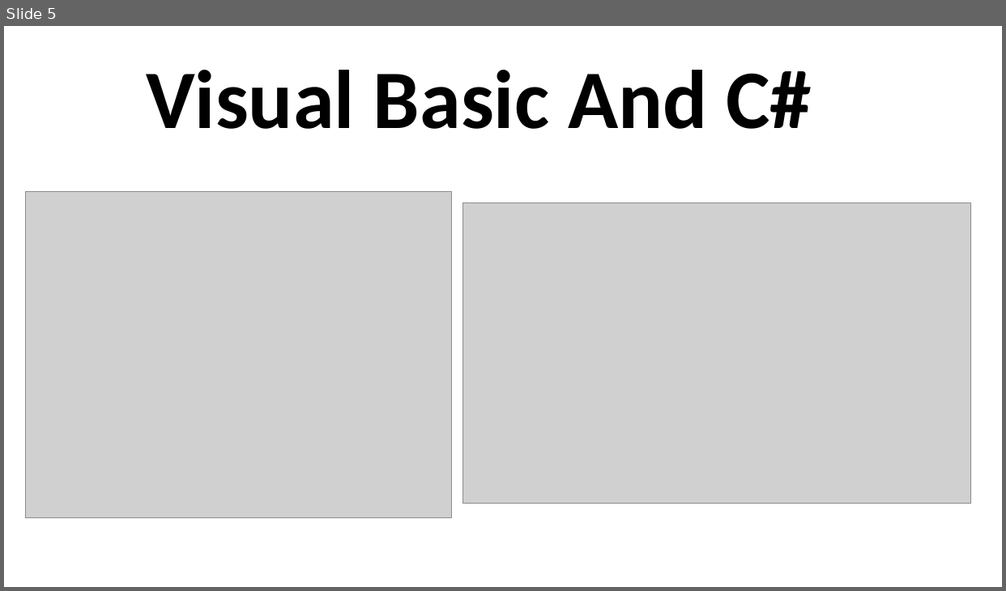
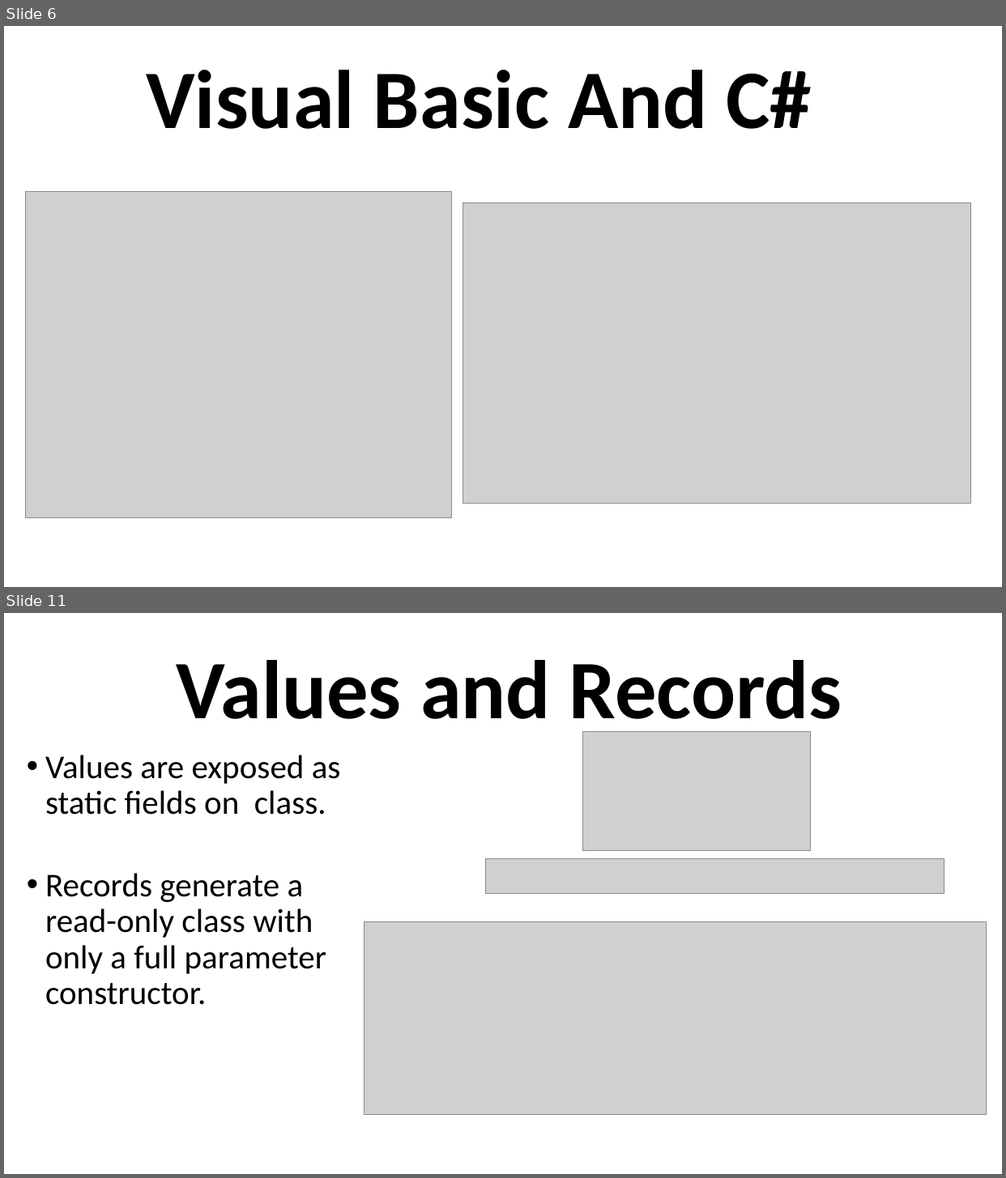
Before and after one commit to grab-a-byte/DotnetInterop, a slide deck: DotnetInteropSlides.pptx. Shown one above the other, each under a label of ours: slide 5 before the commit, slides 6 and 11 after it; the slides between them are not shown. The pictures are 1006x591 and 1006x1178 pixels, drawn with LibreOffice and Linux fonts; fonts in the diff are those of the drawing; grey boxes stand for pictures. Boxes give left, top, right and bottom in pixels: in the first picture for what was removed or moved away, otherwise in the second. Text is boxed around its words. In the diff, an @@ line names an element or a change of style, - is before the commit and + after.

```diff
--- a/DotnetInteropSlides.pptx
+++ b/DotnetInteropSlides.pptx
@@ slide 11 added at (4,613,1002,1174), background #FFFFFF @@
@@ text added at (177,660,842,738), 80 pt, text #000000, bold @@
+Values and Records
@@ picture added at (582,731,811,851) @@
@@ text added at (45,755,341,1005), 32 pt, text #000000 @@
+    • Values are exposed as static fields on class.
+    • Records generate a read-only class with only a full parameter constructor.
@@ picture added at (485,859,944,894) @@
@@ picture added at (364,922,987,1115) @@
@@ what was slide 5 is now slide 6 @@
```
Also in this commit, not shown: 5 other slides added, 5 other files.
